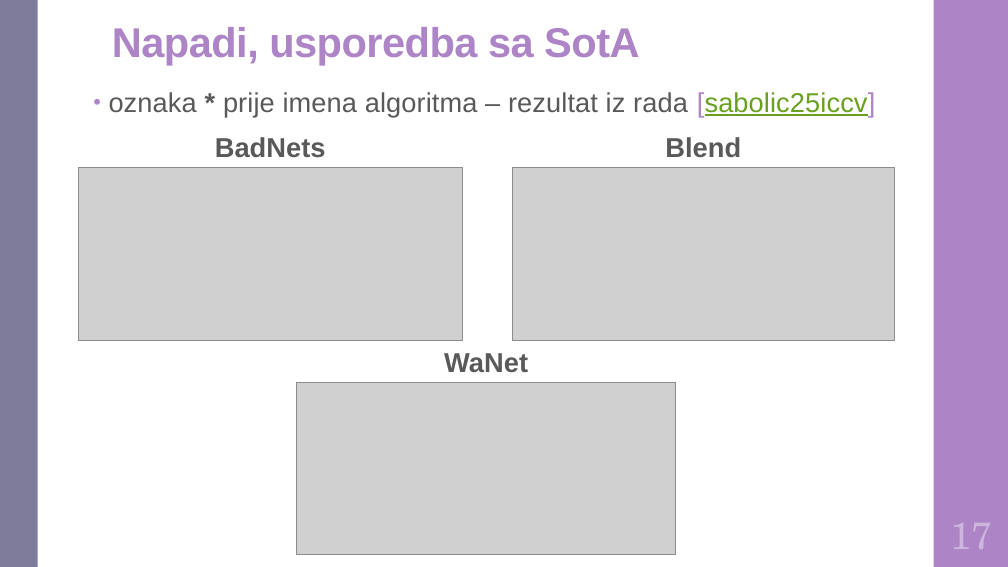
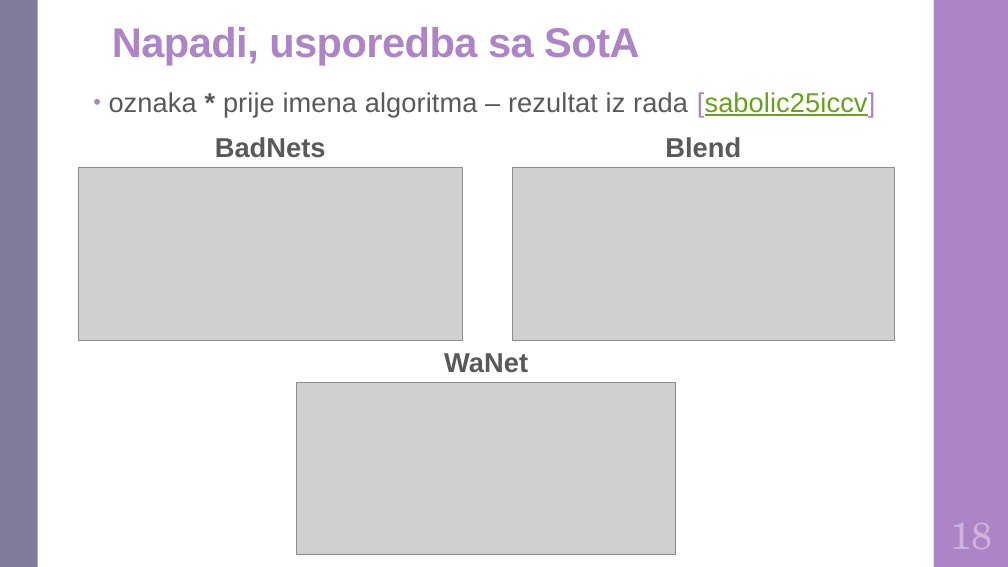
Before and after one commit to DomJamb/Diplomski-Rad-Doku, a slide deck: slide 22 of Prezentacija/Varijacijsko učenje na zašumljenim oznakama.pptx (slide 20 before the commit). Drawn at 1008x567 pixels with LibreOffice and Linux fonts; fonts in the diff are those of the drawing; grey boxes stand for pictures. Boxes give left, top, right and bottom in pixels: in the first picture for what was removed or moved away, otherwise in the second. Text is boxed around its words. In the diff, an @@ line names an element or a change of style, - is before the commit and + after.

```diff
--- a/Prezentacija/Varijacijsko učenje na zašumljenim oznakama.pptx
+++ b/Prezentacija/Varijacijsko učenje na zašumljenim oznakama.pptx
@@ text at (950, 523, 992, 549): text changed @@
-17
+18
```
Also in this commit, not shown: 14 other slides changed, 2 slides added, 1 other file.
